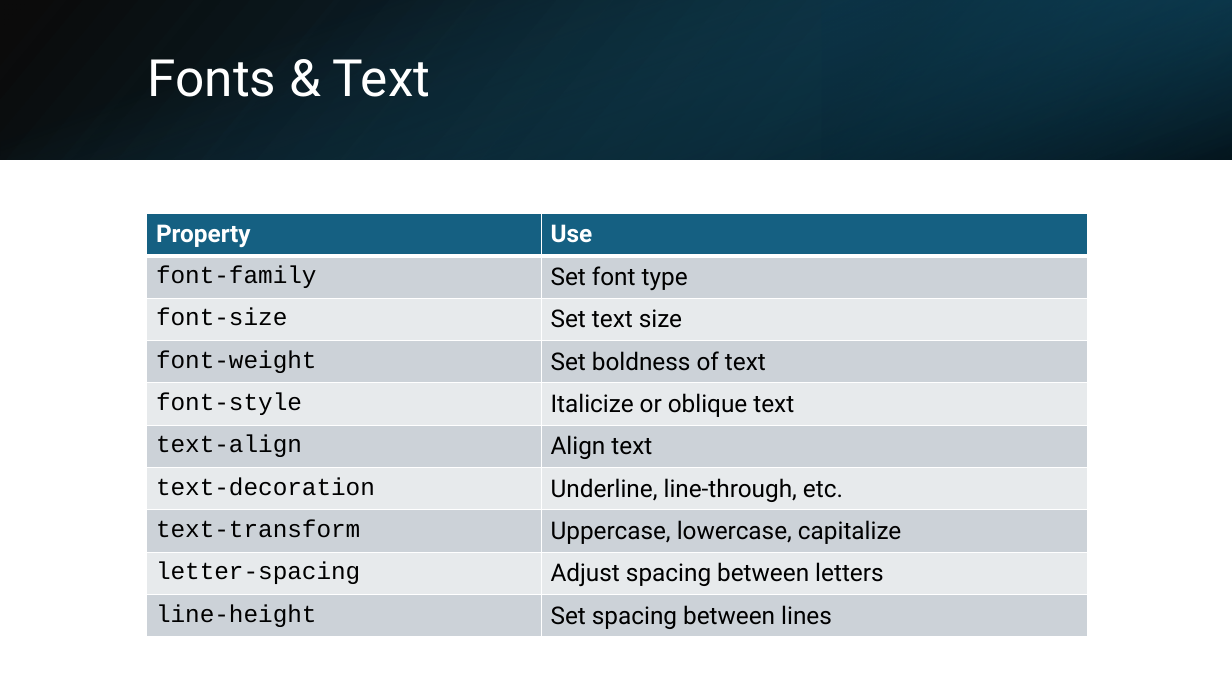
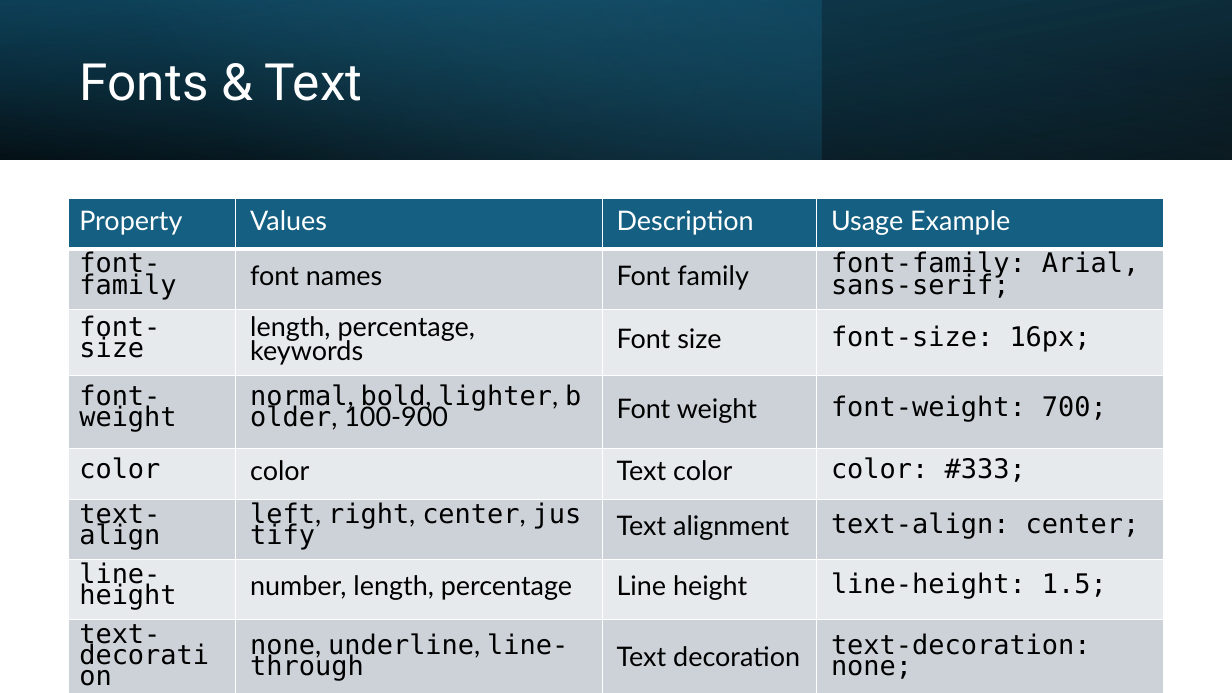
Before and after one commit to mahadi-21/Web-Development, a slide deck: slide 18 of CSS.pptx (slide 20 before the commit). Drawn at 1232x693 pixels with LibreOffice and Linux fonts; fonts in the diff are those of the drawing. Boxes give left, top, right and bottom in pixels: in the first picture for what was removed or moved away, otherwise in the second. Text is boxed around its words. In the diff, an @@ line names an element or a change of style, - is before the commit and + after.

```diff
--- a/CSS.pptx
+++ b/CSS.pptx
@@ rectangle at (0,0,1232,159): fill gradient #000000 to #104862 to gradient #000000 to #156082 @@
@@ rectangle at (0,0,1232,159): fill gradient #156082 to #000000 to gradient #000000 to #104862; mirrored; rotation 90 to 180 degrees @@
@@ rectangle added at (0,0,822,159), fill gradient #156082 to #46B1E1 @@
@@ title "Fonts & Text": place and size @@
-title "Fonts & Text" at (148,59,431,97)
+title "Fonts & Text" at (80,63,363,101)
@@ rectangle removed at (822,0,1232,159) @@
@@ table at (68,199,1164,684) @@
-Property | Use
-font-family | Set font type
-font-size | Set text size
-font-weight | Set boldness of text
-font-style | Italicize or oblique text
-text-align | Align text
-text-decoration | Underline, line-through, etc.
-text-transform | Uppercase, lowercase, capitalize
-letter-spacing | Adjust spacing between letters
-line-height | Set spacing between lines
+Property | Values | Description | Usage Example
+font-family | font names | Font family | font-family: Arial, sans-serif;
+font-size | length, percentage, keywords | Font size | font-size: 16px;
+font-weight | normal, bold, lighter, bolder, 100-900 | Font weight | font-weight: 700;
+color | color | Text color | color: #333;
+text-align | left, right, center, justify | Text alignment | text-align: center;
+line-height | number, length, percentage | Line height | line-height: 1.5;
+text-decoration | none, underline, line-through | Text decoration | text-decoration: none;
@@ table: place and size @@
-table at (147,213,1089,638)
+table at (68,199,1164,684)
```
Also in this commit, not shown: 6 other slides changed, 12 slides added, 7 slides removed.
